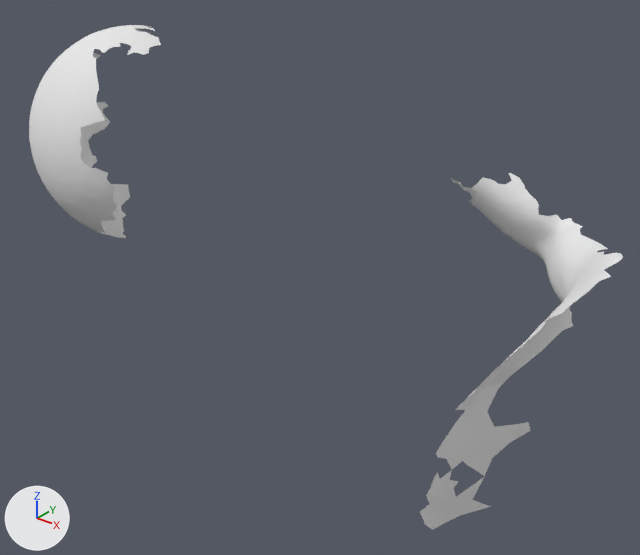
The OBJ model res/tangential2/LargeSphere_tangential_02.000052.obj as it was, and as the next commit left it.
Both versions are drawn from a 50 mm lens placed at (868.0, -1314.0, 417.0), pointed at (152.0, -419.0, -137.0). The axes (+X, +Y, +Z) are drawn at lower left. The lights are the same throughout. Where no turn or scale is listed for an object, it has been applied to the vertices.

The older version as bpy lines, for what is in view:
```python
me_largesphere_tangential_02_000052 = bpy.data.meshes.new('LargeSphere_tangential_02.000052')
me_largesphere_tangential_02_000052.from_pydata(...)  # 10583 vertices, 20803 faces; spans x -240.0..557.0, y -672.0..-130.0, z -432.0..201.0
me_largesphere_tangential_02_000052.materials.append(mat_largesphere_tangential_02_000052)  # white #e7e7e7
ob_largesphere_tangential_02_000052 = bpy.data.objects.new('LargeSphere_tangential_02.000052', me_largesphere_tangential_02_000052)
ob_largesphere_tangential_02_000052.location = (0.0, 0.0, 0.0)
```
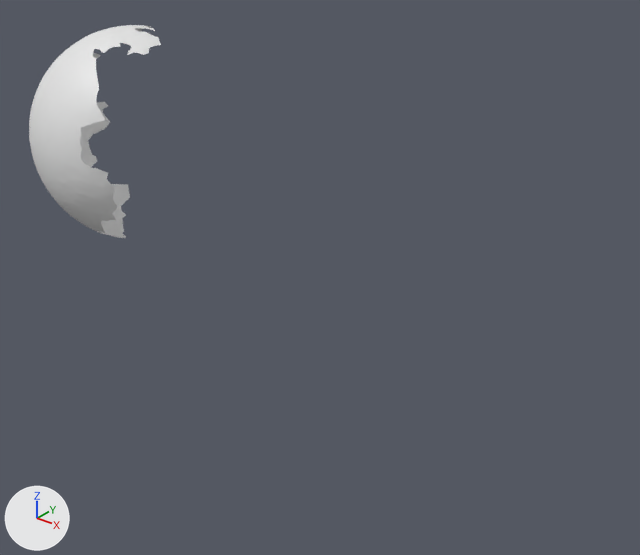
What the commit changed:
me_largesphere_tangential_02_000052 has 10583 vertices, 20803 faces and spans x -240.0..557.0, y -672.0..-130.0, z -432.0..201.0.
me_largesphere_tangential_02_000052 is used by ob_largesphere_tangential_02_000052; location (0.0, 0.0, 0.0).
me_largesphere_tangential_02_000052 no longer uses material mat_largesphere_tangential_02_000052 (white #e7e7e7).
me_largesphere_tangential_02_000052 part 1: the loose piece of 2079 vertices spanning x 252.0..557.0, y -505.0..-130.0, z -432.0..-5.0 is deleted.

Where the change shows, as pixel boxes (x1, y1, x2, y2) in the pictures (640 x 555 px):
'LargeSphere_tangential_02.000052', reshaped (78% narrower, 58% shorter)
    before: (29, 25, 623, 530)
    after: (29, 25, 161, 238)
part 1 of me_largesphere_tangential_02_000052, deleted
    before: (420, 173, 623, 530)
